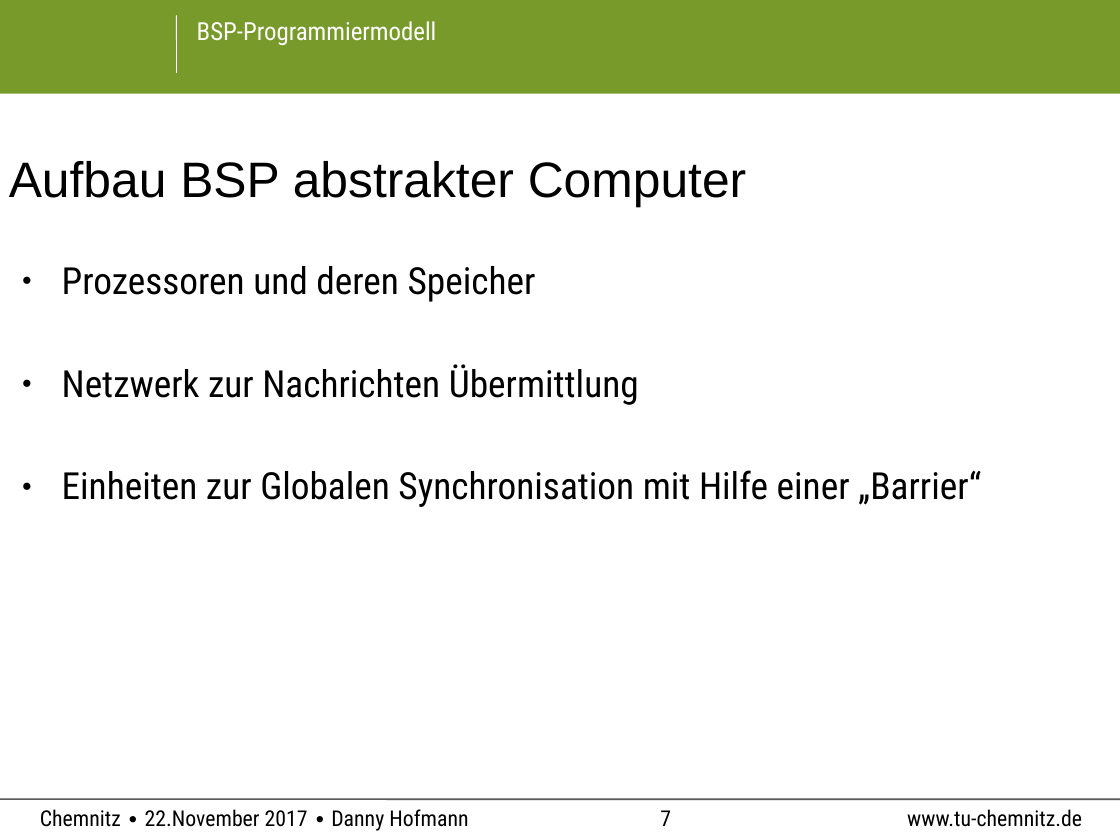
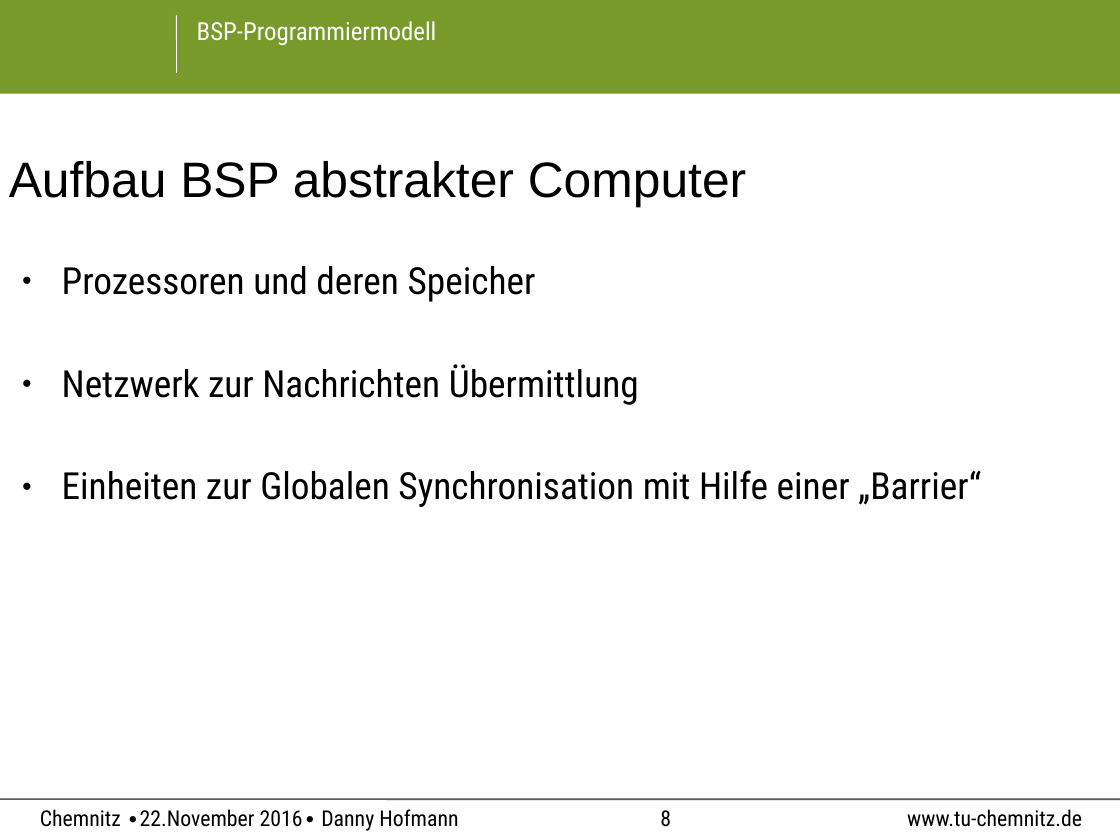
Before and after one commit to PaIIe/ComputerScienceTUC, a slide deck: slide 8 of BSP_Programming/BSP-Modell.odp (slide 7 before the commit). Drawn at 1120x840 pixels with LibreOffice and Linux fonts; fonts in the diff are those of the drawing; background and template pictures are left out. Boxes give left, top, right and bottom in pixels: in the first picture for what was removed or moved away, otherwise in the second. Text is boxed around its words. In the diff, an @@ line names an element or a change of style, - is before the commit and + after.

```diff
--- a/BSP_Programming/BSP-Modell.odp
+++ b/BSP_Programming/BSP-Modell.odp
@@ text at (40, 809, 458, 831): text changed @@
-Chemnitz ∙ 22.November 2017 ∙ Danny Hofmann
+Chemnitz ∙22.November 2016∙ Danny Hofmann
@@ page number at (660, 810, 671, 827): text changed @@
-7
+8
```
Also in this commit, not shown: 14 other slides changed, 3 slides added, 1 slide removed, 4 other files.
